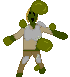
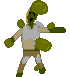
Revision of a layered 70x77 image; what changed, layer by layer:
painted on "Paint Layer 2" over [3, 16, 68, 64]
